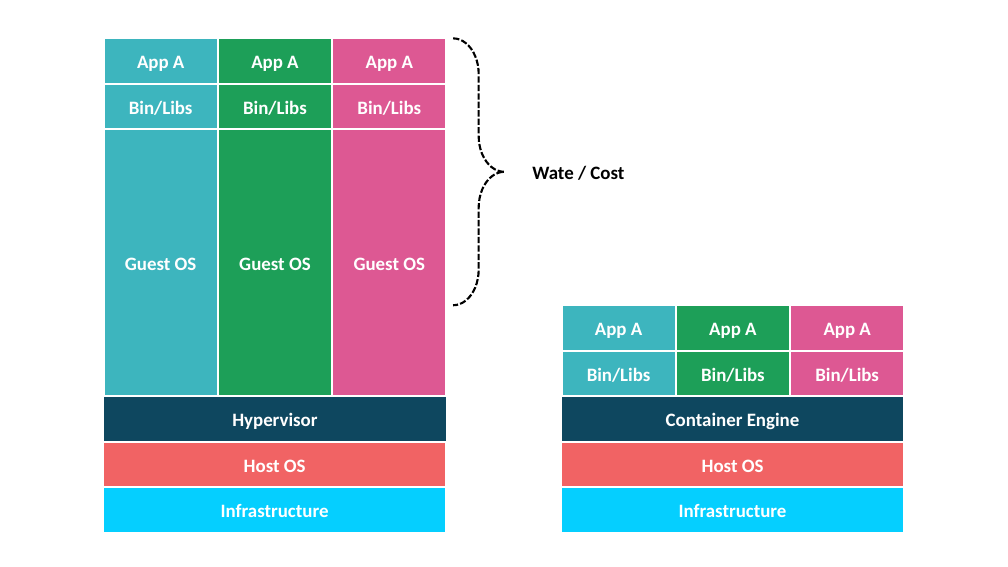
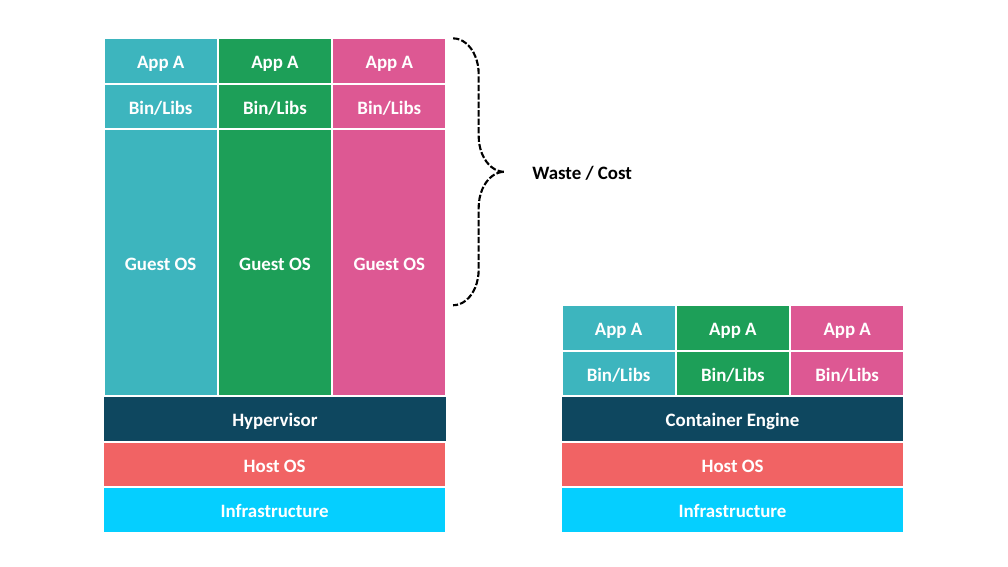
Before and after one commit to rogeralsing/Presentations, a slide deck: slide 28 of Docker/docker.pptx. Drawn at 1008x567 pixels with LibreOffice and Linux fonts; fonts in the diff are those of the drawing. Boxes give left, top, right and bottom in pixels: in the first picture for what was removed or moved away, otherwise in the second. Text is boxed around its words. In the diff, an @@ line names an element or a change of style, - is before the commit and + after.

```diff
--- a/Docker/docker.pptx
+++ b/Docker/docker.pptx
@@ text at [532,166,632,179]: text changed @@
-Wate / Cost
+Waste / Cost
```
Also in this commit, not shown: 1 other slide changed, 5 slides added.
